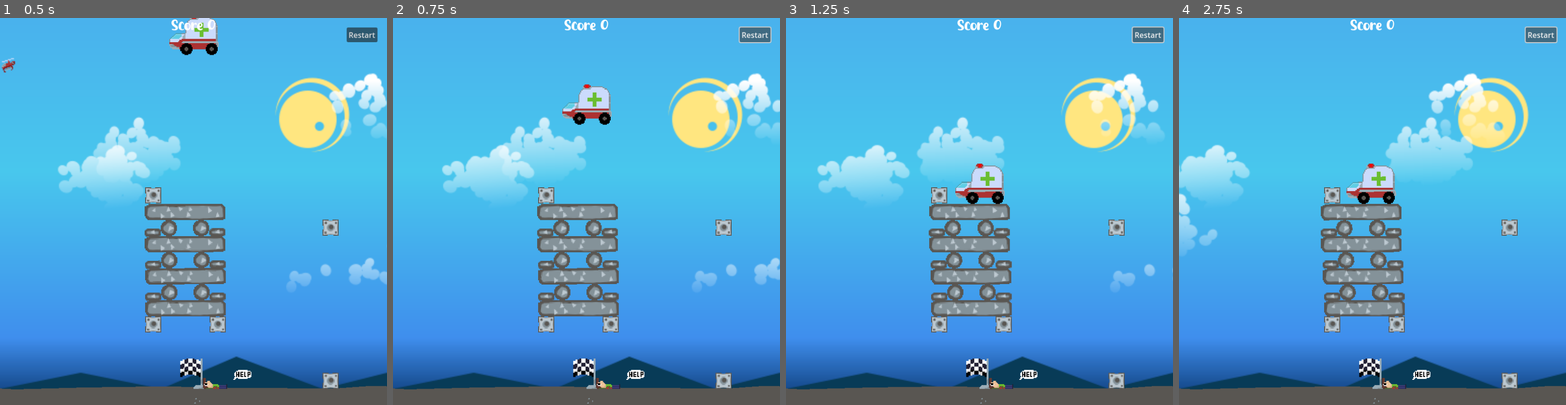
Above: before the commit, frames 1-4 (left to right).
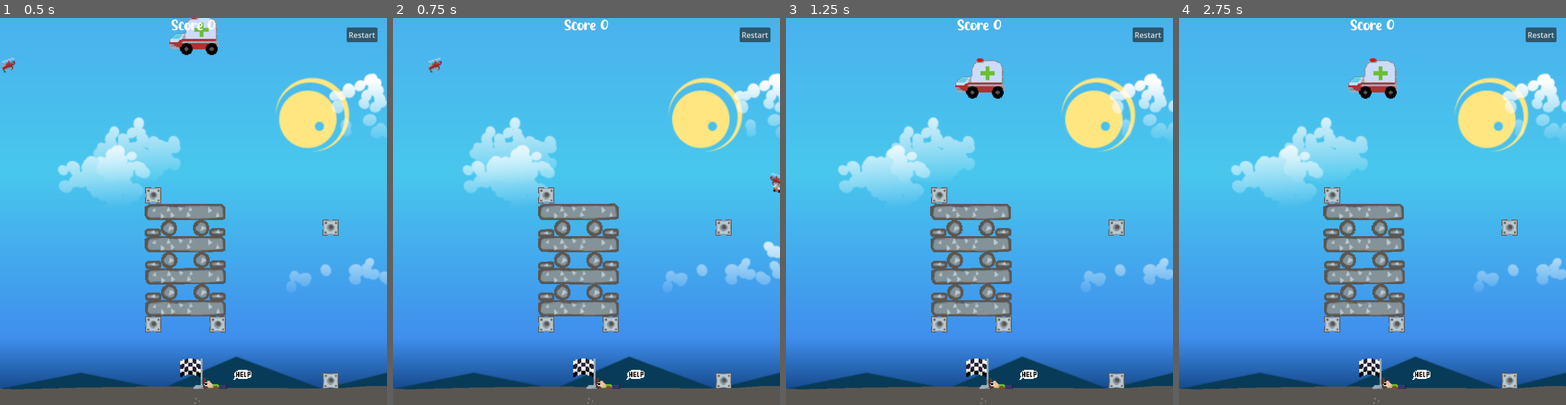
Above: after the commit, the same moments.

Repository: BeanPoleGamesDev/DynamiteParamedics
Game: Godot game, scene res://app/scenes/LevelOne.tscn
Same seed, same stepped clock (60 frames per second), same inputs: the game is played once before the commit and once after it.
Inputs:
- Up to frame 1 (0.5 s): no input
- Up to frame 2 (0.75 s): click "Restart" at 0.5 s
- Up to frame 3 (1.25 s): no input
- Up to frame 4 (2.75 s): click "Restart" at 1.25 s; click "Restart" at 2 s

Frame 1 is identical in both runs. In frame 2, 7.1% of the frame differs, in the area x 9-100%, y 2-77%; in frame 3, 7.9%; in frame 4, 14%, in the area x 0-100%, y 2-77%.

Commit message:
adding reset button

Diff:
--- a/app/objects/restart_btn.gd
+++ b/app/objects/restart_btn.gd
@@ -1,7 +1,4 @@
 extends Button
 
-
-
-
 func _on_pressed() -> void:
-	pass
+	Nav.restart_lvl()
--- a/project.godot
+++ b/project.godot
@@ -14,6 +14,10 @@
 run/main_scene="res://app/scenes/LevelOne.tscn"
 config/features=PackedStringArray("4.3", "GL Compatibility")
 config/icon="res://icon.svg"
+
+[autoload]
+
+Nav="*res://app/autoloads/Nav.tscn"
 
 [display]
 
